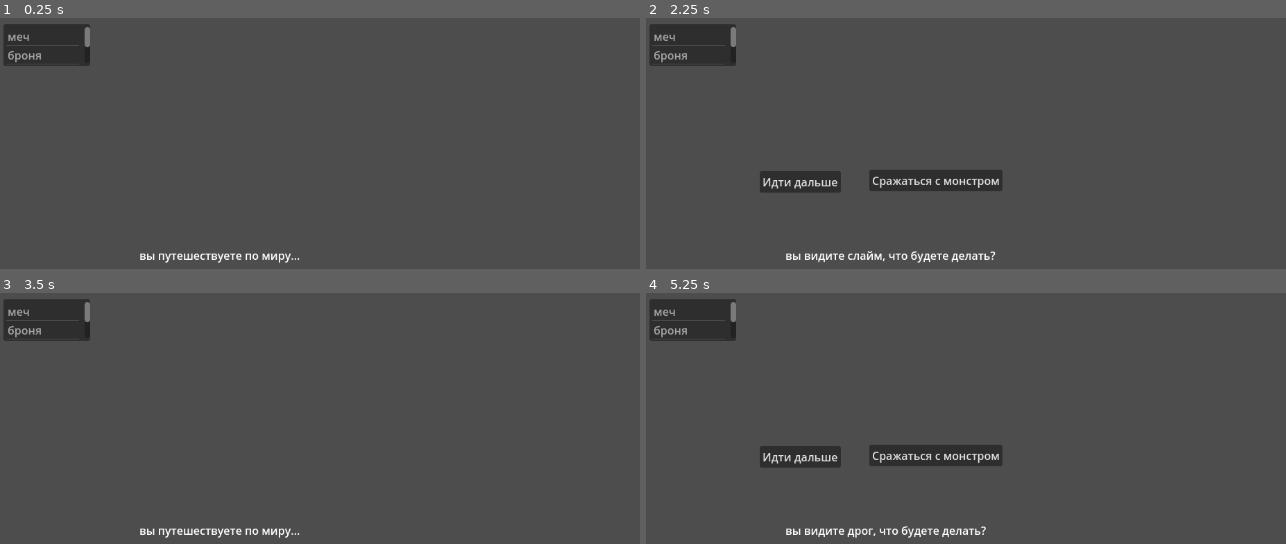
Above: before the commit, frames 1-4 (two rows, left to right).
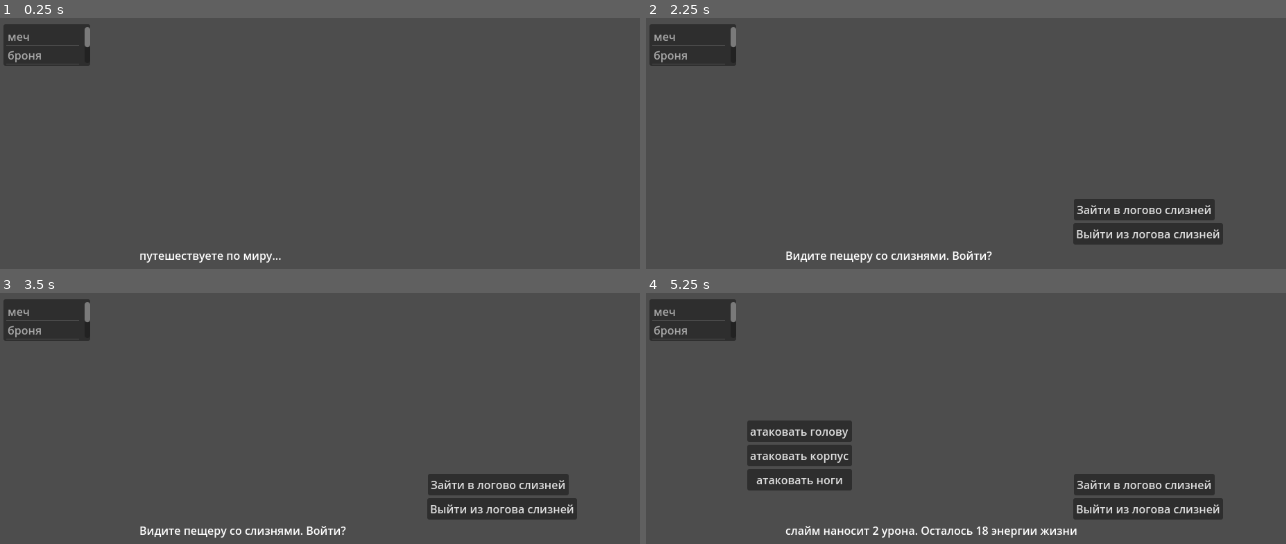
Above: after the commit, the same moments.

Repository: Aidar002/Vast
Game: Godot game, scene res://fight_scene.tscn
Two runs of this game, one before a commit and one after it. Both use one fixed random seed, a clock stepped at 60 frames per second and the inputs below.
Inputs (mouse positions are in pixels of both pictures, inside the frame that each line leads up to):
- Up to frame 1 (0.25 s): no input
- Up to frame 2 (2.25 s): tap Enter at 0.5, 2 s; tap Space at 1.25 s
- Up to frame 3 (3.5 s): click (153, 456) at 2.75 s, where only the run before the commit has a clickable "Идти дальше"
- Up to frame 4 (5.25 s): click (1145, 483) at 3.5 s, where only the run after the commit has a clickable "Зайти в логово слизней"; click (799, 431) at 4.25 s, where only the run after the commit has a clickable "атаковать голову"; click (934, 431) at 5 s, where only the run after the commit has a clickable "защитить голову"

The runs differ from the first frame. In frame 1, 0.5% of the frame differs, in the area x 22-47%, y 93-98%; in frame 2, 6.7%; in frame 3, 4.1%; in frame 4, 9.2%, in the area x 15-91%, y 50-98%.

Commit message:
Добавил локацию слаймов и заход в нее

Diff:
--- a/fight_scene.gd
+++ b/fight_scene.gd
@@ -1,11 +1,12 @@
 extends Control
 
 enum target {Head, Body, Legs}
-enum STATE {find_money, meet_mob, sphere}
+enum STATE {find_money, meet_mob, sphere, slime_spawn}
 var states = [
-	{'name': STATE.find_money, 'probability': 40},
-	{'name': STATE.meet_mob, 'probability': 50},
-	{'name': STATE.sphere, 'probability': 10}
+	{'name': STATE.find_money, 'probability': 5},
+	{'name': STATE.meet_mob, 'probability': 5},
+	{'name': STATE.sphere, 'probability': 10},
+	{'name': STATE.slime_spawn, 'probability': 80},
 ]
 
 #@onready var inventory = %inventory
@@ -45,7 +46,8 @@
 @onready var agility = %Agility
 @onready var intelligence = %Intelligence
 
-
+@onready var slime_in = $SlimeSpawn/SlimeIn
+@onready var slime_out = $SlimeSpawn/SlimeOut
 
 
 
@@ -67,27 +69,29 @@
 	return null
 
 func go_adventure():
-	output.text = "вы путешествуете по миру..."
+	output.text = "путешествуете по миру..."
 	await get_tree().create_timer(2).timeout
 	var current_state = random_event()
 	match current_state:
 		STATE.find_money:
 			player['money'] += 1
-			output.text = 'вы нашли монетку(+1). У вас всего {balance}'.format({'balance': player['money']})
+			output.text = 'нашли монетку(+1). всего {balance}'.format({'balance': player['money']})
 			go_next.visible = true
 		STATE.meet_mob:
 			current_mob = monsters.pick_random()
-			output.text = "вы видите {name}, что будете делать?".format({'name': current_mob['name']})
+			output.text = "видите {name}, что будете делать?".format({'name': current_mob['name']})
 			go_next.visible = true
 			fight.visible = true
 		STATE.sphere:
 			state_sphere()
+		STATE.slime_spawn:
+			slime_spawn()
 
 
 func meet_mob():
 	go_next.visible = false
 	fight.visible = false
-	output.text = "вы напали на {name}. Ваш ход".format({'name': current_mob['name']})
+	output.text = "напали на {name}. Ваш ход".format({'name': current_mob['name']})
 	defence.visible = false
 	attack.visible = true
 
@@ -114,37 +118,37 @@
 	defence.visible = false
 	var enemy_defence = randi_range(0, 2)
 	if p_target == enemy_defence:
-		output.text = 'Вы ударили в {body_part}. {name} заблокировал вашу атаку.'.format({'name': current_mob['name'], 'body_part': p_attack_direction})
+		output.text = 'ударили в {body_part}. {name} заблокировал вашу атаку.'.format({'name': current_mob['name'], 'body_part': p_attack_direction})
 	else:
 		current_mob['hp'] -= player['damage']
 		if current_mob['hp'] <=0:
 			player['expirience'] += current_mob['expirience']
-			output.text = 'Вы ударили в {body_part} и нанесли {damage} урона и убили {name}. Получено {expirience} опыта, поздравляем'.format({'damage': player['damage'], 'name': current_mob['name'], 'expirience': current_mob['expirience'],'body_part': p_attack_direction })
+			output.text = 'ударили в {body_part} и нанесли {damage} урона и убили {name}. Получено {expirience} опыта, поздравляем'.format({'damage': player['damage'], 'name': current_mob['name'], 'expirience': current_mob['expirience'],'body_part': p_attack_direction })
 			go_next.visible = true
 			return
 		else:
-			output.text = "Вы ударили в {body_part} и нанесли {damage} урона {name}, у него осталось {hp} энергии жизни".format({'damage': player['damage'], 'hp': current_mob['hp'], 'name': current_mob['name'], 'body_part': p_attack_direction})
+			output.text = "Ударили в {body_part} и нанесли {damage} урона {name}, у него осталось {hp} энергии жизни".format({'damage': player['damage'], 'hp': current_mob['hp'], 'name': current_mob['name'], 'body_part': p_attack_direction})
 	defence.visible = true
 
 
 func defence_process(p_target, p_defence_direction):
 	var enemy_attack = randi_range(0, 2)
 	if p_target == enemy_attack:
-		output.text = 'Вы отбили атаку в {body_part}.'.format({'body_part': p_defence_direction})
+		output.text = 'Отбили атаку в {body_part}.'.format({'body_part': p_defence_direction})
 	else:
 		player['hp'] -= current_mob['damage']
 		if player['hp'] <= 0:
 			hide_all()
-			output.text = 'Вы погибаете. Бог хаоса ошибся в вас.'
+			output.text = 'Погибаете. Бог хаоса ошибся.'
 			return
 		else:
-			output.text = "{name} наносит вам {damage} урона. У вас осталось {hp} энергии жизни".format({'name': current_mob['name'], 'damage': current_mob['damage'], 'hp': player['hp']})
+			output.text = "{name} наносит {damage} урона. Осталось {hp} энергии жизни".format({'name': current_mob['name'], 'damage': current_mob['damage'], 'hp': player['hp']})
 
 	defence.visible = false
 	attack.visible = true
 
 func state_sphere():
-	output.text = "Перед глазами появилась сфера. Чувство эйфории захватывает. Вы знаете, что можете сделать что-то невероятное"
+	output.text = "Перед глазами появилась сфера. Чувство эйфории захватывает. знаете, что можете сделать что-то невероятное"
 	go_next.visible = true
 	up_level.visible = true
 	buy_sth.visible = true
@@ -152,12 +156,12 @@
 func level_up():
 	hide_all()
 	if player['expirience'] >= lvl_config[player['lvl']]:
-		output.text = "что вы выберите?"
+		output.text = "что выберите?"
 		strength.visible = true
 		agility.visible = true
 		intelligence.visible = true
 	else:
-		output.text = "у вас не хватает опыта"
+		output.text = "не хватает опыта"
 		go_next.visible = true
 
 func hide_all():
@@ -188,3 +192,23 @@
 
 func _on_intelligence_pressed():
 	upgrade_player('intelligence')
+
+func slime_spawn():
+	output.text = 'Видите пещеру со слизнями. Войти?'
+	slime_in.visible = true
+	slime_out.visible = true
+
+
+	pass
+
+
+func _on_slime_out_pressed():
+	hide_all()
+	go_adventure()
+
+
+func _on_slime_in_pressed():
+	hide_all()
+	output.text = 'Пещера кишит слаймами, один из них нападает'
+	current_mob = monsters[0]
+	meet_mob()
--- a/fight_scene.tscn
+++ b/fight_scene.tscn
@@ -90,6 +90,7 @@
 
 [node name="BuySth" type="Button" parent="."]
 unique_name_in_owner = true
+visible = false
 layout_mode = 0
 offset_left = 258.0
 offset_top = 169.0
@@ -98,6 +99,7 @@
 text = "Приобрести"
 
 [node name="Level_upgrades" type="Control" parent="."]
+visible = false
 anchors_preset = 0
 offset_right = 40.0
 offset_bottom = 40.0
@@ -161,6 +163,29 @@
 item_1/text = "броня"
 item_2/text = "амулет"
 item_3/text = "зелье здоровья"
+
+[node name="SlimeSpawn" type="Control" parent="."]
+anchors_preset = 0
+offset_right = 40.0
+offset_bottom = 40.0
+
+[node name="SlimeIn" type="Button" parent="SlimeSpawn"]
+visible = false
+layout_mode = 0
+offset_left = 617.0
+offset_top = 274.0
+offset_right = 625.0
+offset_bottom = 282.0
+text = "Зайти в логово слизней"
+
+[node name="SlimeOut" type="Button" parent="SlimeSpawn"]
+visible = false
+layout_mode = 0
+offset_left = 616.0
+offset_top = 309.0
+offset_right = 832.0
+offset_bottom = 340.0
+text = "Выйти из логова слизней"
 
 [connection signal="button_up" from="Attack/AttackHead" to="." method="_on_attack_head_button_up"]
 [connection signal="pressed" from="Attack/AttackBody" to="." method="_on_attack_body_pressed"]
@@ -174,3 +199,5 @@
 [connection signal="pressed" from="Level_upgrades/Strength" to="." method="_on_strength_pressed"]
 [connection signal="pressed" from="Level_upgrades/Agility" to="." method="_on_agility_pressed"]
 [connection signal="pressed" from="Level_upgrades/Intelligence" to="." method="_on_intelligence_pressed"]
+[connection signal="pressed" from="SlimeSpawn/SlimeIn" to="." method="_on_slime_in_pressed"]
+[connection signal="pressed" from="SlimeSpawn/SlimeOut" to="." method="_on_slime_out_pressed"]
--- a/inventory.gd
+++ b/inventory.gd
@@ -1,131 +1,19 @@
 extends Control
-#
-#var inventory:= [] #массив для хранения предметов(наш инвентарь)
-#
-#var equipped_slots:= { #это наша экипированное снаряжение
-	#'weapon': null,
-	#'armor': null,
-	#'amulet': null,
-#}
-#
-#var items_config:= { #Все предметы, что есть в игре
-	#"Деревянная палка": {'type': 'weapon', 'damage': 1, 'durability': '20'},
-	#"Дырявая кожанная броня": {'type': 'armor', 'armor': 2, 'durability': '40'},
-	#"Заточенный деревянный кол": {'type': 'weapon', 'damage': 3, 'durability': '15'},
-	#"Стеклянный амулет": {'type': 'amulet', 'damage': 1, 'durability': '15'},
-	#
-#}
-#
-#var equipped_items = {
-	#"оружие": null,  # Слот для оружия
-	#"броня": null    # Слот для брони
-#}
-#
-#var player_stats = {"урон": 10, "защита": 5}  # Базовые характеристики игрока
-#var items = {
-	#"Меч": {"тип": "оружие", "урон": 10},
-	#"Броня": {"тип": "броня", "защита": 5}
-#}
-#var selected_item: String = ""  # Выбранный предмет
-#
-#@onready var inventory_label = $Control/InventoryLabel
-#@onready var item_list = $Control/ItemList  # Список предметов
-#@onready var equip_button = $Control/EquipButton  # Кнопка экипировки
-#@onready var unequip_button = $Control/UnequipButton  # Кнопка снятия
-#@onready var stats_label = $Control/StatsLabel  # Отображение характеристик
-#
-## Инициализация
-#func _ready():
-	#update_inventory()
-	#update_stats()
-	#equip_button.connect("pressed", self._on_equip_button_pressed)
-	#unequip_button.connect("pressed", self._on_unequip_button_pressed)
-	#item_list.connect("item_selected", self._on_item_selected)
-#
-## Добавление предмета в инвентарь
-#func add_item(item):
-	#inventory.append(item)
-	#print("Добавлен предмет:", item)
-	#update_inventory()
-#
-## Удаление предмета из инвентаря
-#func remove_item(item):
-	#if item in inventory:
-		#inventory.erase(item)
-		#print("Удалён предмет:", item)
-		#update_inventory()
-#
-## Обновление отображения инвентаря
-#func update_inventory():
-	#item_list.clear()  # Очищаем список
-	#for item in inventory:
-		#item_list.add_item(item)  # Добавляем предметы в список
-	#if inventory.size() > 0:
-		#inventory_label.text = "Инвентарь:"
-	#else:
-		#inventory_label.text = "Инвентарь пуст."
-#
-## Обновление характеристик игрока
-#func update_stats():
-	#stats_label.text = "Урон: %d, Защита: %d" % [player_stats["урон"], player_stats["защита"]]
-#
-## Экипировка предмета
-#func equip_item(item):
-	#if item in inventory:
-		#var item_type = items[item]["тип"]  # Получаем тип предмета
-		#if item_type in equipped_items:     # Проверяем, есть ли такой слот
-			#if equipped_items[item_type] == null:  # Проверяем, пуст ли слот
-				#equipped_items[item_type] = item  # Надеваем предмет
-				#if item_type == "оружие":
-					#player_stats["урон"] += items[item]["урон"]  # Увеличиваем урон
-				#elif item_type == "броня":
-					#player_stats["защита"] += items[item]["защита"]  # Увеличиваем защиту
-				#print("Надето:", item, "в слот", item_type)
-				#remove_item(item)  # Удаляем предмет из инвентаря
-				#update_stats()
-			#else:
-				#print("Слот", item_type, "уже занят предметом:", equipped_items[item_type])
-		#else:
-			#print("Нет подходящего слота для предмета:", item)
-	#else:
-		#print("Предмета нет в инвентаре.")
-#
-## Снятие предмета
-#func unequip_item(slot):
-	#if slot in equipped_items:
-		#var item = equipped_items[slot]
-		#if item != null:
-			#if items[item]["тип"] == "оружие":
-				#player_stats["урон"] -= items[item]["урон"]  # Уменьшаем урон
-			#elif items[item]["тип"] == "броня":
-				#player_stats["защита"] -= items[item]["защита"]  # Уменьшаем защиту
-			#add_item(item)  # Возвращаем предмет в инвентарь
-			#equipped_items[slot] = null  # Освобождаем слот
-			#print("Снят предмет:", item, "из слота", slot)
-			#update_stats()
-		#else:
-			#print("Слот", slot, "пуст.")
-	#else:
-		#print("Нет такого слота:", slot)
-#
-## Обработка выбора предмета в списке
-#func _on_item_selected(index: int):
-	#selected_item = item_list.get_item_text(index)  # Получаем выбранный предмет
-	#print("Выбран предмет:", selected_item)
-#
-## Обработка нажатия на кнопку "Экипировать"
-#func _on_equip_button_pressed():
-	#if selected_item != "":
-		#equip_item(selected_item)
-		#selected_item = ""  # Сбрасываем выбор
-	#else:
-		#print("Предмет не выбран.")
-#
-## Обработка нажатия на кнопку "Снять"
-#func _on_unequip_button_pressed():
-	#if selected_item != "":
-		#var item_type = items[selected_item]["тип"]
-		#unequip_item(item_type)
-		#selected_item = ""  # Сбрасываем выбор
-	#else:
-		#print("Предмет не выбран.")
+
+var nonequiped_inventory:= [1, 2] #массив для хранения предметов(наш инвентарь)
+
+var equipped_slots:= { #это наша экипированное снаряжение
+	'weapon': null,
+	'armor': null,
+	'amulet': null,
+}
+
+var items_config:= { #Все предметы, что есть в игре
+	1: {'name': 'Деревянная палка', 'type': 'weapon', 'damage': 1, 'durability': '20'},
+	2: {'name': 'Дырявая кожанная броня', 'type': 'armor', 'armor': 2, 'durability': '40'},
+	3: {'name': 'Заточенный деревянный кол', 'type': 'weapon', 'damage': 3, 'durability': '15'},
+	4: {'name': 'Стеклянный амулет', 'type': 'amulet', 'damage': 1, 'durability': '15'},
+
+}
+
+var selected_item: String = ""  # Выбранный предмет
